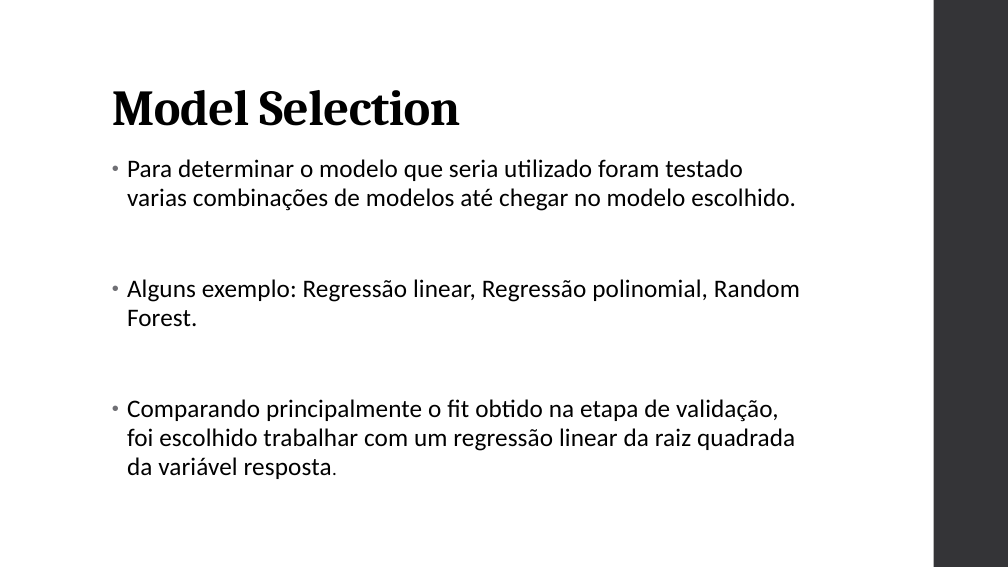
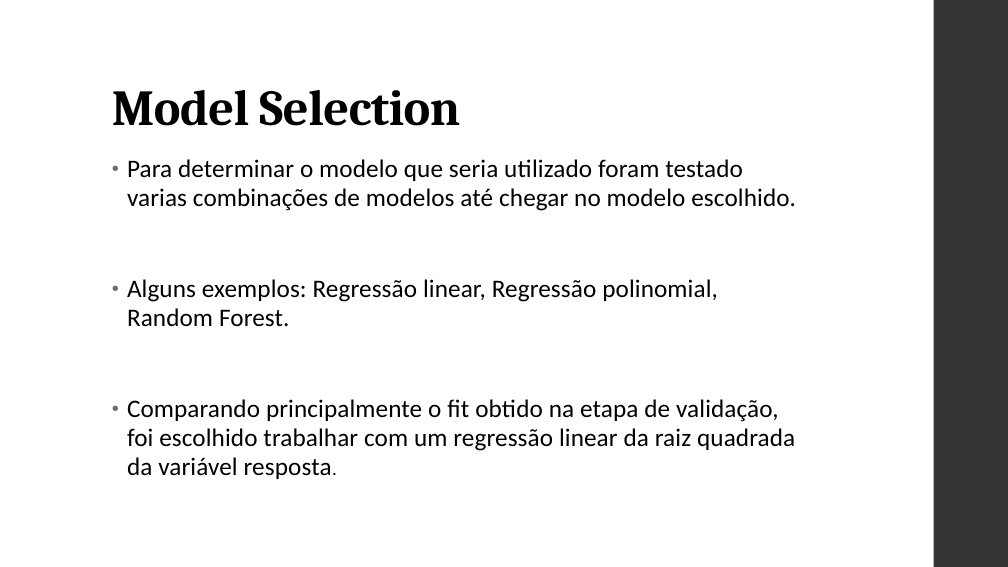
Before and after one commit to rodrigo-neumann/Stone-Age-Covid-project, a slide deck: slide 11 of Stone Age_apresentação.pptx. Drawn at 1008x567 pixels with LibreOffice and Linux fonts; fonts in the diff are those of the drawing. Boxes give left, top, right and bottom in pixels: in the first picture for what was removed or moved away, otherwise in the second. Text is boxed around its words. In the diff, an @@ line names an element or a change of style, - is before the commit and + after.

```diff
--- a/Stone Age_apresentação.pptx
+++ b/Stone Age_apresentação.pptx
@@ text at [127,279,718,327]: text changed @@
-• Alguns exemplo: Regressão linear, Regressão polinomial, Random Forest.
+• Alguns exemplos: Regressão linear, Regressão polinomial, Random Forest.
```
Also in this commit, not shown: 1 slide added.
